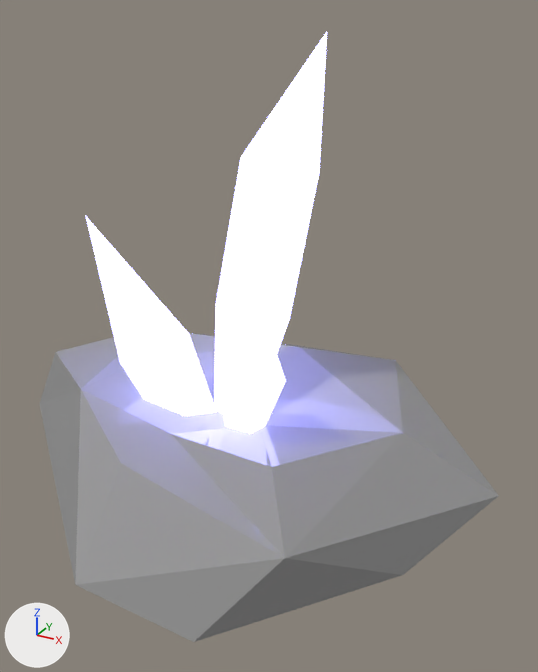
The glTF model assets/biomes/rock/Ore_Aetherium_2.glb: old version first, new version second.
Before and after are seen from a 50 mm lens placed at (2.64, -4.25, 2.99), pointed at (0.32, -0.03, 0.88). The lights are fixed; the arrows at lower left show +X, +Y and +Z. Where no turn or scale is listed for an object, it has been applied to the vertices.

The older version as bpy lines, for what is in view:
```python
me_cylinder_013 = bpy.data.meshes.new('Cylinder.013')
me_cylinder_013.from_pydata(...)  # 69 vertices, 122 faces; spans x -1.77..2.03, y -1.88..1.45, z -0.68..3.0
me_cylinder_013.materials.append(mat_imphenziapixpal)
ob_aetherium_ore_2 = bpy.data.objects.new('Aetherium_Ore_2', me_cylinder_013)
ob_aetherium_ore_2.location = (-0.064, 0.112, -0.148)
```
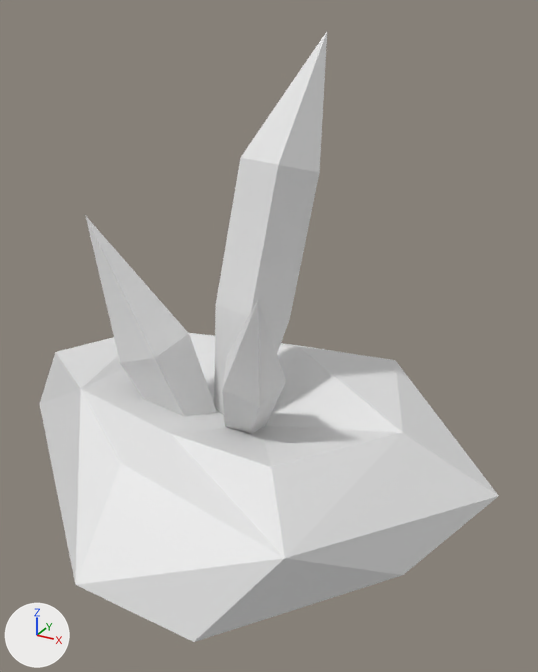
The newer file is also rescaled (x0.5), turned or shifted as a whole; pictures and numbers use the older file's frame.

What differs and where, as boxes [x1, y1, x2, y2] in the pictures (538 x 672 px):
'Aetherium_Ore_2', recoloured
    both: [40, 32, 499, 642]

The change in detail:
me_cylinder_013 has 69 vertices, 122 faces and spans x -1.77..2.03, y -1.88..1.45, z -0.68..3.0.
me_cylinder_013 no longer uses material mat_imphenziapixpal.
